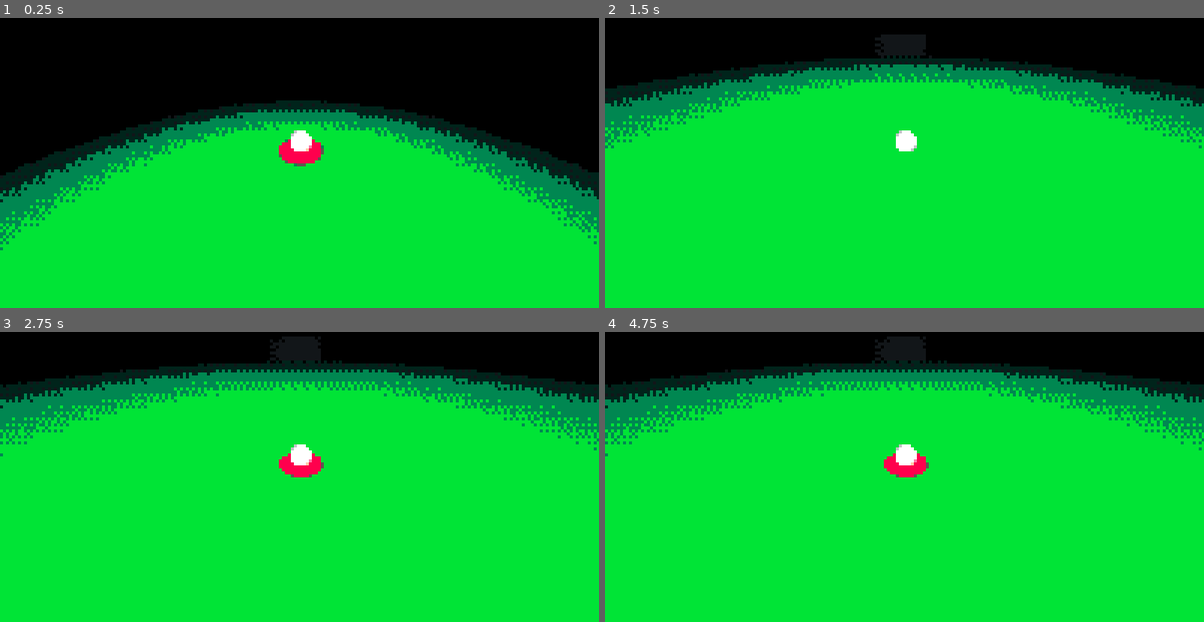
Above: before the commit, frames 1-4 (two rows, left to right).
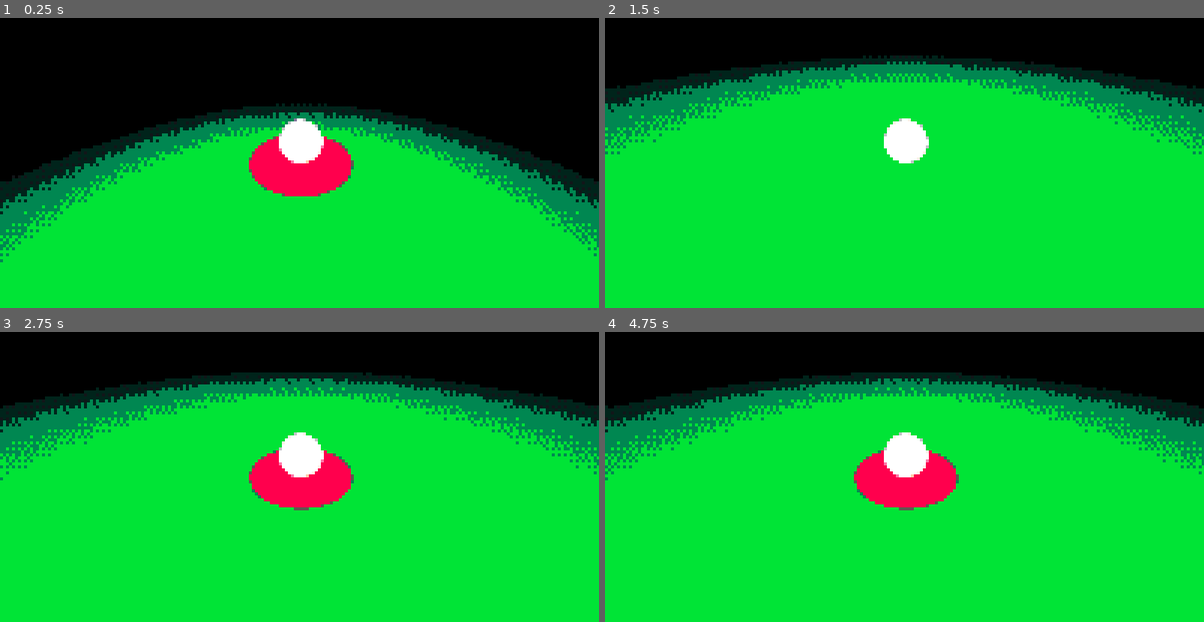
Above: after the commit, the same moments.

Repository: dhuddleston/BigModeGameJam2025
Game: Godot game, scene res://Scenes/ball_test_scene.tscn
The game is run twice, just before and just after one commit, with the same random seed, the same clock (stepped at 60 frames per second) and the same inputs.
Inputs (mouse positions are in pixels of both pictures, inside the frame that each line leads up to):
- Up to frame 1 (0.25 s): no input
- Up to frame 2 (1.5 s): tap Enter at 0.5 s; move the mouse to (934, 139) at 0.52 s; click (934, 139) at 0.67 s; tap Space at 0.77 s; move the mouse to (874, 139) at 1.27 s; click (874, 139) at 1.42 s
- Up to frame 3 (2.75 s): tap Space at 1.52 s; move the mouse to (311, 448) at 2.02 s; click (311, 448) at 2.17 s
- Up to frame 4 (4.75 s): move the mouse to (898, 459) at 2.77 s; click (898, 459) at 2.92 s; tap Space at 3.02, 3.77, 4.25, 4.52 s; move the mouse to (946, 456) at 3.52 s; click (946, 456) at 3.67 s; move the mouse to (856, 450) at 4.27 s; click (856, 450) at 4.42 s

The runs differ from the first frame. In frame 1, 10% of the frame differs, in the area x 0-100%, y 28-85%; in frame 2, 2.8%; in frame 3, 17%; in frame 4, 18%, in the area x 0-100%, y 1-62%.

Commit message:
Tweak physics some more. Implement light radius boost from swing power

Diff:
--- a/PhysMats/ball.tres
+++ b/PhysMats/ball.tres
@@ -2,4 +2,4 @@
 
 [resource]
 friction = 0.1
-bounce = 0.95
+bounce = 1.0
--- a/PhysMats/wall.tres
+++ b/PhysMats/wall.tres
@@ -1,4 +1,5 @@
 [gd_resource type="PhysicsMaterial" format=3 uid="uid://h7seibwfgsp4"]
 
 [resource]
-bounce = 0.9
+friction = 0.0
+bounce = 1.0
--- a/Scenes/ball_test_scene.tscn
+++ b/Scenes/ball_test_scene.tscn
@@ -24,8 +24,8 @@
 
 [sub_resource type="CylinderMesh" id="CylinderMesh_0riom"]
 material = ExtResource("3_glcwq")
-top_radius = 0.1
-bottom_radius = 0.1
+top_radius = 0.24
+bottom_radius = 0.24
 height = 0.02
 
 [sub_resource type="BoxShape3D" id="BoxShape3D_7atu5"]
@@ -62,16 +62,16 @@
 angular_damp = 0.4
 
 [node name="CollisionShape3D" type="CollisionShape3D" parent="PlayerController/GolfBall"]
-transform = Transform3D(0.1, 0, 0, 0, 0.1, 0, 0, 0, 0.1, 0, 0, 0)
+transform = Transform3D(0.2, 0, 0, 0, 0.2, 0, 0, 0, 0.2, 0, 0, 0)
 shape = SubResource("SphereShape3D_0ujoa")
 
 [node name="BallMesh" type="MeshInstance3D" parent="PlayerController/GolfBall"]
-transform = Transform3D(0.1, 0, 0, 0, 0.1, 0, 0, 0, 0.1, 0, 0, 0)
+transform = Transform3D(0.2, 0, 0, 0, 0.2, 0, 0, 0, 0.2, 0, 0, 0)
 mesh = SubResource("SphereMesh_jngx2")
 skeleton = NodePath("../../..")
 surface_material_override/0 = SubResource("StandardMaterial3D_sdtb4")
 
-[node name="OmniLight3D" type="OmniLight3D" parent="PlayerController/GolfBall"]
+[node name="BallLight" type="OmniLight3D" parent="PlayerController/GolfBall"]
 light_size = 3.0
 light_specular = 0.0
 distance_fade_begin = 1.0
@@ -89,15 +89,15 @@
 environment = SubResource("Environment_wmfqj")
 
 [node name="PowerVisualizer" type="Node3D" parent="PlayerController/CameraRoot"]
-transform = Transform3D(1, 0, 0, 0, 1, 0, 0, 0, 1, 0, -0.05, 0)
+transform = Transform3D(1, 0, 0, 0, 1, 0, 0, 0, 1, 0, -0.1, 0)
 
 [node name="MeshInstance3D" type="MeshInstance3D" parent="PlayerController/CameraRoot/PowerVisualizer"]
-transform = Transform3D(0.12, 0, 0, 0, -4.37114e-07, 0.029, 0, -10, -1.26763e-09, 0, 0, -5)
+transform = Transform3D(0.24, 0, 0, 0, -4.37114e-07, 0.029, 0, -10, -1.26763e-09, 0, 0, -5)
 mesh = SubResource("PrismMesh_10uax")
 surface_material_override/0 = ExtResource("3_glcwq")
 
 [node name="ReadyVisualizer" type="MeshInstance3D" parent="PlayerController/CameraRoot"]
-transform = Transform3D(1, 0, 0, 0, 1, 0, 0, 0, 1, 0, -0.05, 0)
+transform = Transform3D(1, 0, 0, 0, 1, 0, 0, 0, 1, 0, -0.1, 0)
 mesh = SubResource("CylinderMesh_0riom")
 
 [node name="Obstacle" type="StaticBody3D" parent="."]
--- a/Scripts/player_controller.gd
+++ b/Scripts/player_controller.gd
@@ -11,9 +11,12 @@
 const camLookSensitivityX = 0.005 #Horizontal look sensitivity
 const camLookSensitivityY = 0.005 #Vertical look sensitivity
 const swingGainSensitivity = 0.1 #Mouse movement to power gauge adjustment sensitivity
-const swingCoefficient = 0.75 #Conversion constant from swing power (1-100) to physics force
+const swingCoefficient = 0.5 #Conversion constant from swing power (1-100) to physics force
 const maxCameraElevation = -85 #Maximum allowed elevation of the camera (in degrees)
-const minCameraElevation = -5 #Minimum allowed elevation of the camera (in degrees)
+const minCameraElevation = -10 #Minimum allowed elevation of the camera (in degrees)
+
+const baseLightRange = 3.0 #How far the light is allowed to shine
+const baseLightSize = 2.4 #How large the light radius is before falloff takes effect
 
 #Subnodes
 var cameraRoot #Follows the ball around. rotates around global Y only to track the "forward" look direction
@@ -22,6 +25,7 @@
 var powerVisual #Swing power visualizer. child of camera root so that it always points "forwards"
 var readyVisual #Visualizer to indicate they player can hit the ball again.
 var golfBall #The golf ball. Has physics, can roll freely.
+var ballLight #Light source of the ball.
 var checkpoint #Stores the last stopped position of the ball in case they go OOB.
 
 #Vars
@@ -32,32 +36,43 @@
 var swingPower = 0;
 const swingMaxPower = 100;
 
+var lightRange = baseLightRange
+var lightSize = baseLightSize
+
 func _ready():
 	Input.set_mouse_mode(Input.MOUSE_MODE_CAPTURED)
 	cameraRoot = get_node("CameraRoot")
 	cameraArm = get_node("CameraRoot/CameraArm")
 	camera = get_node("CameraRoot/CameraArm/Camera3D")
 	golfBall = get_node("GolfBall")
+	ballLight = get_node("GolfBall/BallLight")
 	powerVisual = get_node("CameraRoot/PowerVisualizer")
 	readyVisual = get_node("CameraRoot/ReadyVisualizer")
 	checkpoint = get_node("Checkpoint")
 
+	ballLight.omni_range = ballLight.omni_range
+	ballLight.light_size = ballLight.light_size
+
 func _physics_process(delta):
 	cameraRoot.set_position(golfBall.get_position())
 	if isRolling:
-		if golfBall.get_linear_velocity().length_squared() < 0.0001:
+		if golfBall.get_linear_velocity().length_squared() < 0.0005:
 			stoppedTime += delta
 		else:
 			stoppedTime = 0
 
-		if stoppedTime >= 0.2:
+		if stoppedTime >= 0.15:
 			isRolling = false
 			checkpoint.set_position(golfBall.get_position())
 			readyVisual.visible = true
+			lightRange = baseLightRange
+			lightSize = baseLightSize
 
 
 func _process(delta):
 	powerVisual.set_scale(Vector3(1,1,swingPower/100.0))
+	ballLight.omni_range = lerp(ballLight.omni_range, lightRange, delta)
+	ballLight.light_size = lerp(ballLight.light_size, lightSize, delta)
 
 func _input(event):
 	if event is InputEventMouseButton:
@@ -110,6 +125,8 @@
 func hitBall():
 	var forward = -cameraRoot.global_transform.basis.z
 	golfBall.apply_impulse(forward * swingPower * swingCoefficient)
+	lightRange = baseLightRange * (1 + swingPower / 25.0) # +4% per swing power
+	lightSize = baseLightSize * (1 + swingPower / 25.0) # +4% per swing power
 	isSwinging = false
 	swingPower = 0;
 	powerVisual.visible = false
